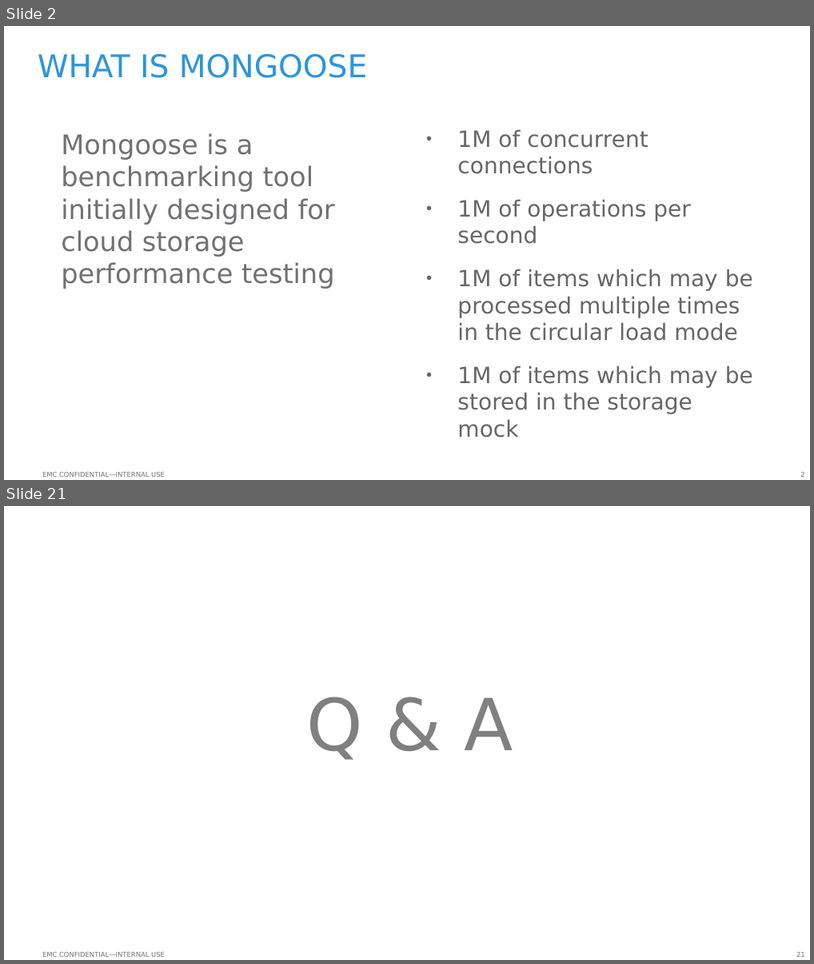
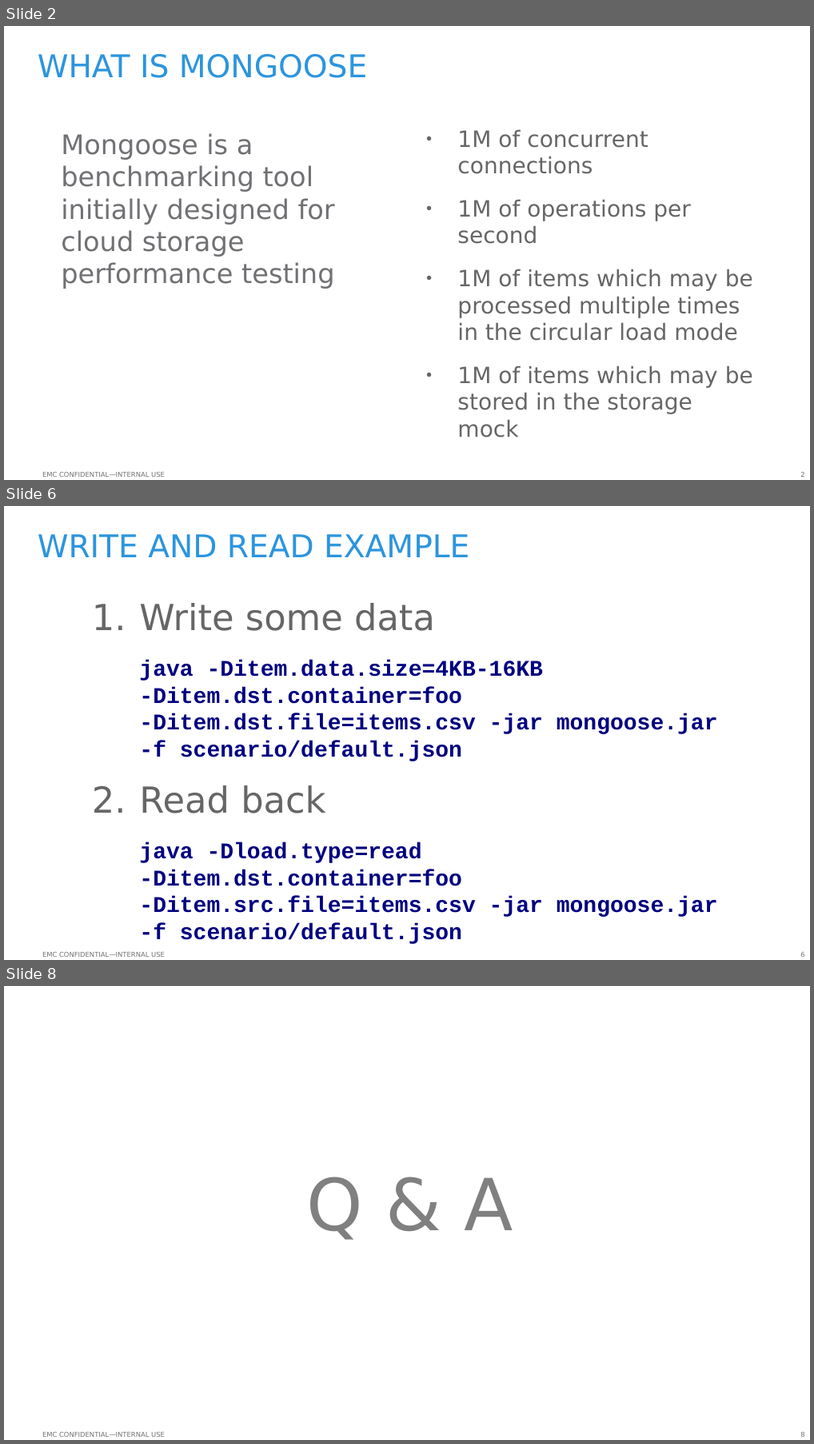
Before and after one commit to emc-mongoose/mongoose, a slide deck: doc/emcmongoosev2.odp. Shown one above the other, each under a label of ours: slides 2 and 21 before the commit, slides 2, 6 and 8 after it; the slides between them are not shown. The pictures are 814x964 and 814x1444 pixels, drawn with LibreOffice and Linux fonts; fonts in the diff are those of the drawing; background and template pictures are left out. Boxes give left, top, right and bottom in pixels: in the first picture for what was removed or moved away, otherwise in the second. Text is boxed around its words. In the diff, an @@ line names an element or a change of style, - is before the commit and + after.

```diff
--- a/doc/emcmongoosev2.odp
+++ b/doc/emcmongoosev2.odp
@@ slide 6 added at bbox=[4, 506, 810, 960], background #FFFFFF; not listed: 2 template elements that a slide beside it also shows @@
@@ title added at bbox=[38, 534, 470, 557], 28 pt, text #2C95DD @@
+WRITE AND READ EXAMPLE
@@ text added at bbox=[139, 603, 718, 916], 20 pt, text #000080, bold @@
+1. Write some data
+java -Ditem.data.size=4KB-16KB -Ditem.dst.container=foo -Ditem.dst.file=items.csv -jar mongoose.jar -f scenario/default.json
+1. Read back
+java -Dload.type=read -Ditem.dst.container=foo -Ditem.src.file=items.csv -jar mongoose.jar -f scenario/default.json
@@ what was slide 21 is now slide 8 @@
@@ page number at bbox=[801, 1432, 805, 1436]: text changed @@
-21
+8
```
Also in this commit, not shown: 2 slides changed, 2 other slides added, 16 slides removed, 6 other files.
